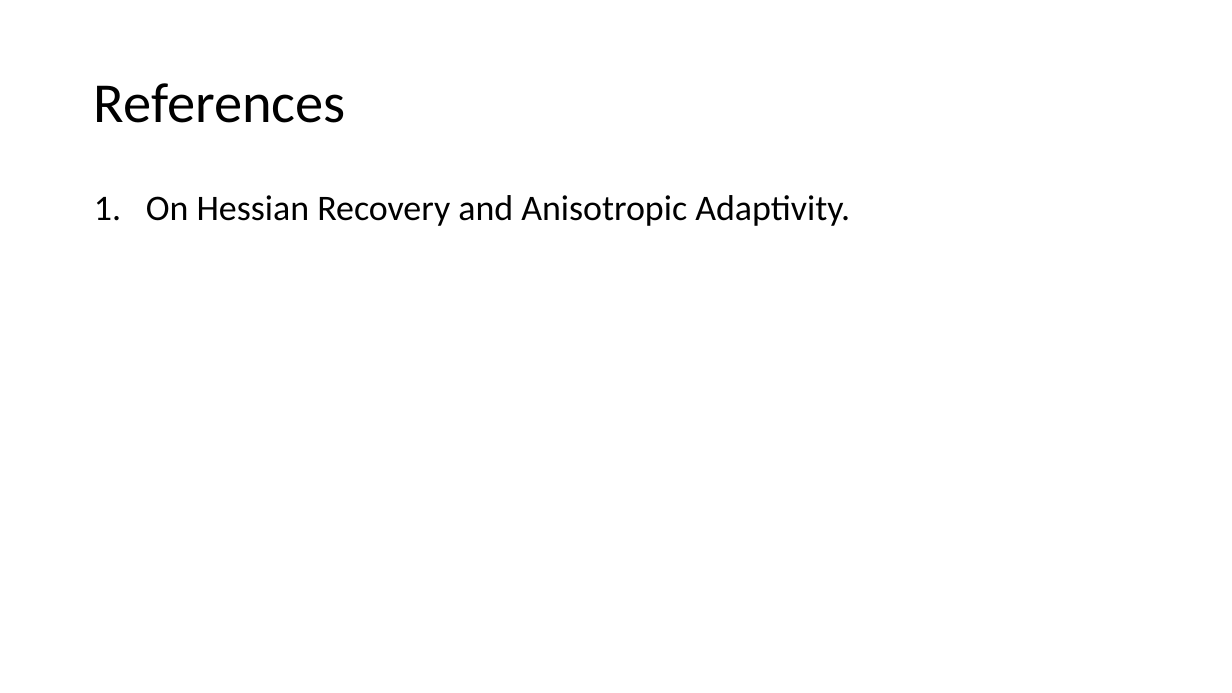
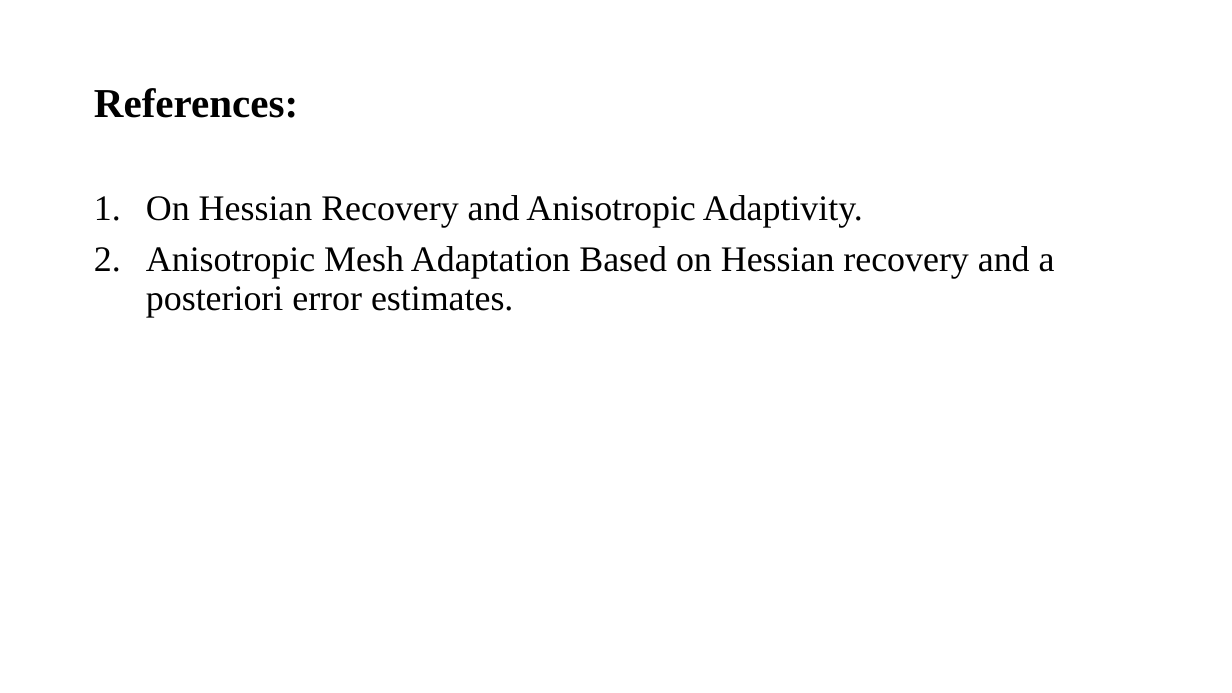
Before and after one commit to lohith921/amr, a slide deck: slide 31 of HBA.pptx. Drawn at 1232x693 pixels with LibreOffice and Linux fonts; fonts in the diff are those of the drawing. Boxes give left, top, right and bottom in pixels: in the first picture for what was removed or moved away, otherwise in the second. Text is boxed around its words. In the diff, an @@ line names an element or a change of style, - is before the commit and + after.

Commit message:
Change font and rearranged slides

```diff
--- a/HBA.pptx
+++ b/HBA.pptx
@@ title at [94,88,298,118]: text changed; size 44 to 32 pt; font Calibri to Times New Roman; bold on @@
-References
+References:
@@ text at [146,195,863,227]: font Calibri to Times New Roman in "On Hessian Recovery and Anisotropic Adaptivity." @@
@@ text at [146,246,1055,318]: paragraph added @@
+2. Anisotropic Mesh Adaptation Based on Hessian recovery and a posteriori error estimates.
```
Also in this commit, not shown: 7 other slides changed.
